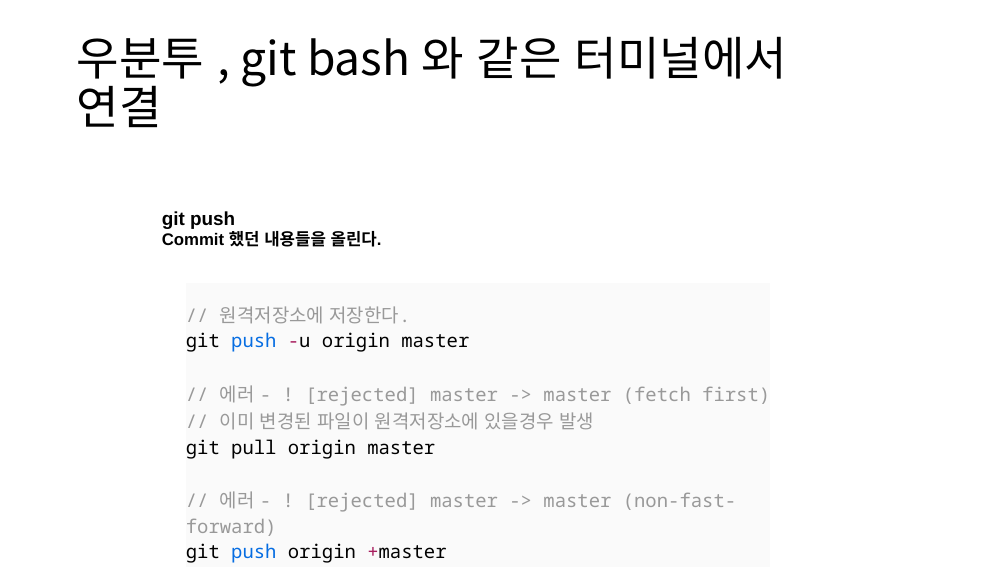
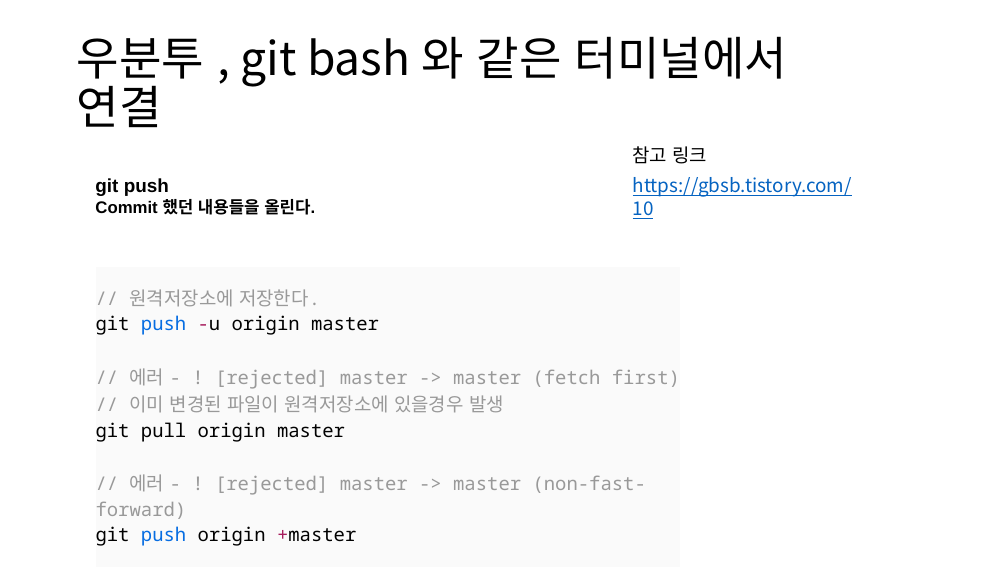
Before and after one commit to comettlee/My_study, a slide deck: slide 12 of Github.pptx. Drawn at 1008x567 pixels with LibreOffice and Linux fonts; fonts in the diff are those of the drawing. Boxes give left, top, right and bottom in pixels: in the first picture for what was removed or moved away, otherwise in the second. Text is boxed around its words. In the diff, an @@ line names an element or a change of style, - is before the commit and + after.

```diff
--- a/Github.pptx
+++ b/Github.pptx
@@ text added at box(632, 146, 707, 164), 18 pt, text #000000 @@
+참고 링크
@@ text "git push": place and size @@
-text "git push" at box(162, 211, 382, 247)
+text "git push" at box(95, 178, 315, 215)
@@ text added at box(633, 177, 852, 219), 18 pt, text #0563C1, underline @@
+https://gbsb.tistory.com/10
@@ table: place and size @@
-table at box(186, 284, 771, 567)
+table at box(95, 267, 680, 550)
```
Also in this commit, not shown: 2 other files.
